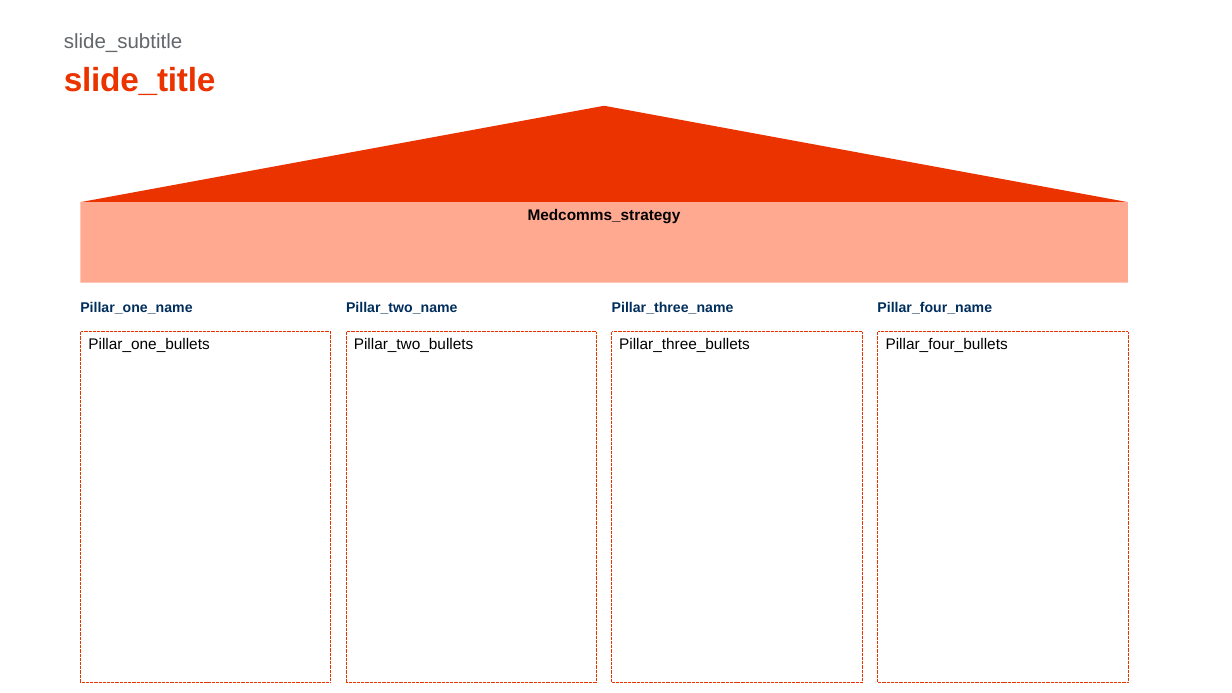
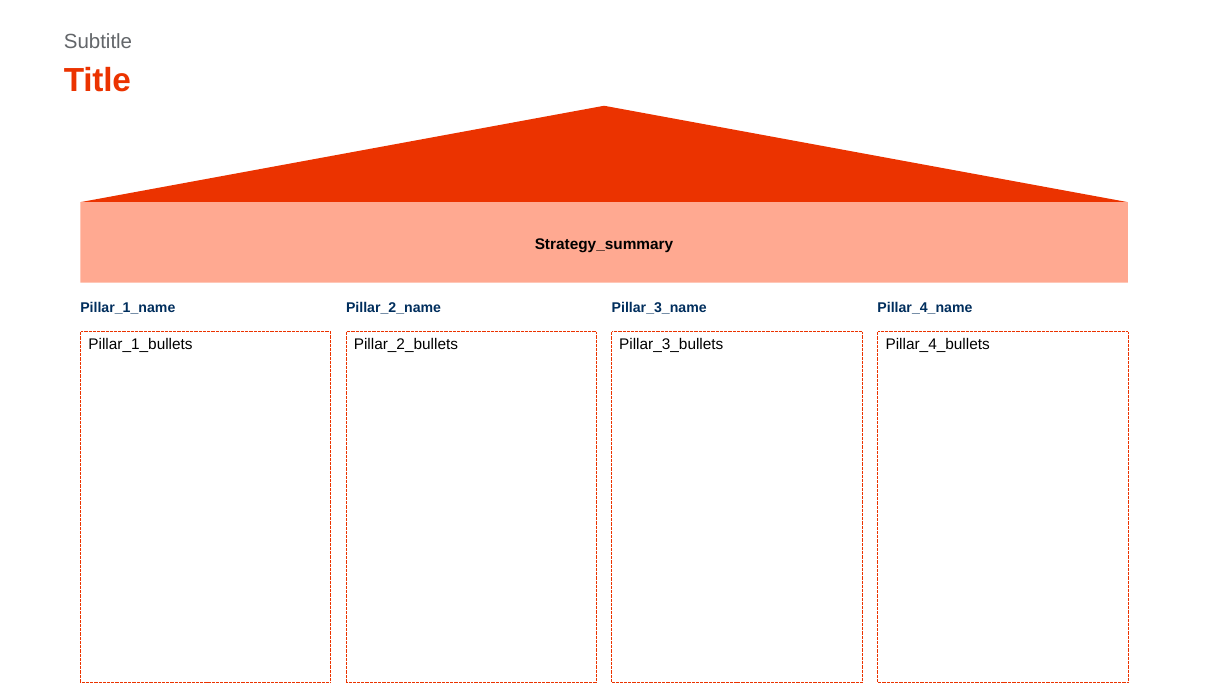
Before and after one commit to xpistos90210/templates, a slide deck: slide 1 of Strategy_house_template.pptx. Drawn at 1232x693 pixels with LibreOffice and Linux fonts; fonts in the diff are those of the drawing. Boxes give left, top, right and bottom in pixels: in the first picture for what was removed or moved away, otherwise in the second. Text is boxed around its words. In the diff, an @@ line names an element or a change of style, - is before the commit and + after.

```diff
--- a/Strategy_house_template.pptx
+++ b/Strategy_house_template.pptx
@@ text at [64,33,132,48]: text changed @@
-slide_subtitle
+Subtitle
@@ title at [64,66,131,92]: text changed @@
-slide_title
+Title
@@ text "Strategy_summary" at [535,238,673,253]: vertical alignment top to middle @@
@@ text at [535,238,673,253]: text changed @@
-Medcomms_strategy
+Strategy_summary
@@ text at [80,301,175,314]: text changed @@
-Pillar_one_name
+Pillar_1_name
@@ text at [346,301,441,314]: text changed @@
-Pillar_two_name
+Pillar_2_name
@@ text at [612,301,707,314]: text changed @@
-Pillar_three_name
+Pillar_3_name
@@ text at [877,301,972,314]: text changed @@
-Pillar_four_name
+Pillar_4_name
@@ text at [88,338,192,352]: text changed @@
-Pillar_one_bullets
+Pillar_1_bullets
@@ text at [354,338,458,352]: text changed @@
-Pillar_two_bullets
+Pillar_2_bullets
@@ text at [619,338,723,352]: text changed @@
-Pillar_three_bullets
+Pillar_3_bullets
@@ text at [886,338,990,352]: text changed @@
-Pillar_four_bullets
+Pillar_4_bullets
```
